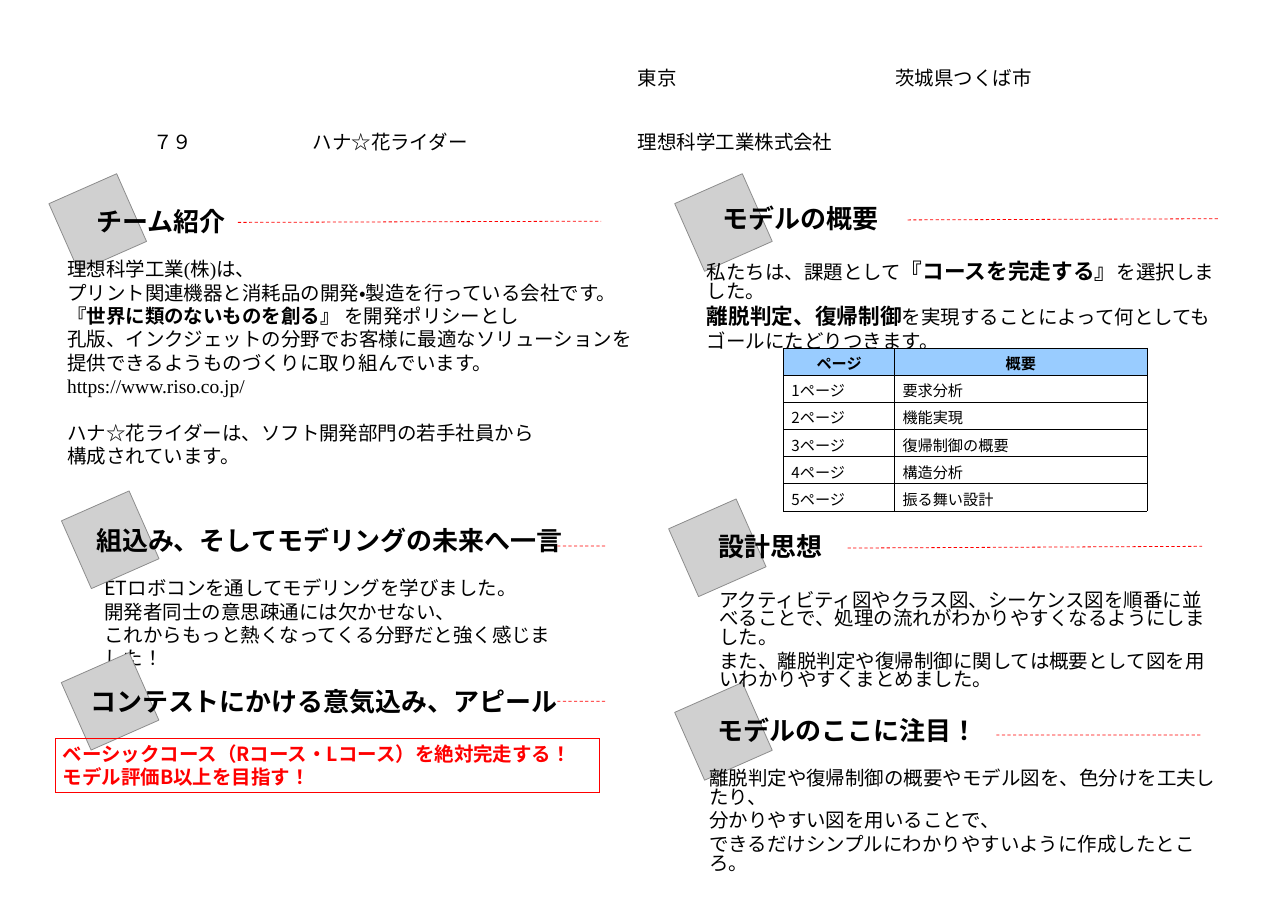
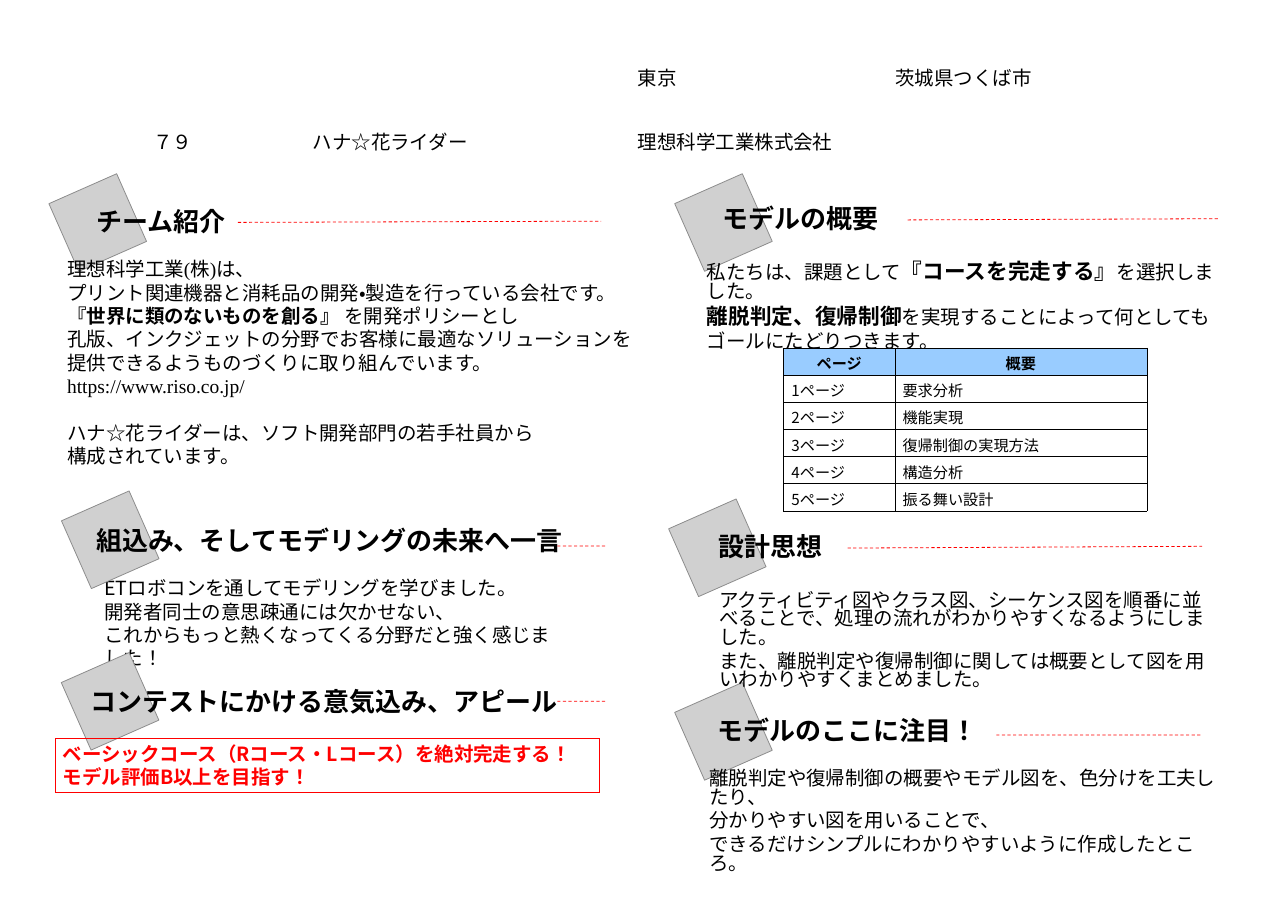
Before and after one commit to Yamacho9/MsBBProject, a slide deck: slide 1 of モデル提出用/コンセプトシート.ppt. Drawn at 1288x911 pixels with LibreOffice and Linux fonts; fonts in the diff are those of the drawing; grey boxes stand for pictures; background and template pictures are left out. Boxes give left, top, right and bottom in pixels: in the first picture for what was removed or moved away, otherwise in the second. Text is boxed around its words. In the diff, an @@ line names an element or a change of style, - is before the commit and + after.

Commit message:
目次の中身修正

```diff
--- a/モデル提出用/コンセプトシート.ppt
+++ b/モデル提出用/コンセプトシート.ppt
@@ table at (x1=784, y1=348, x2=1148, y2=511) @@
-row 4, column 2: 復帰制御の概要
+row 4, column 2: 復帰制御の実現方法
```
